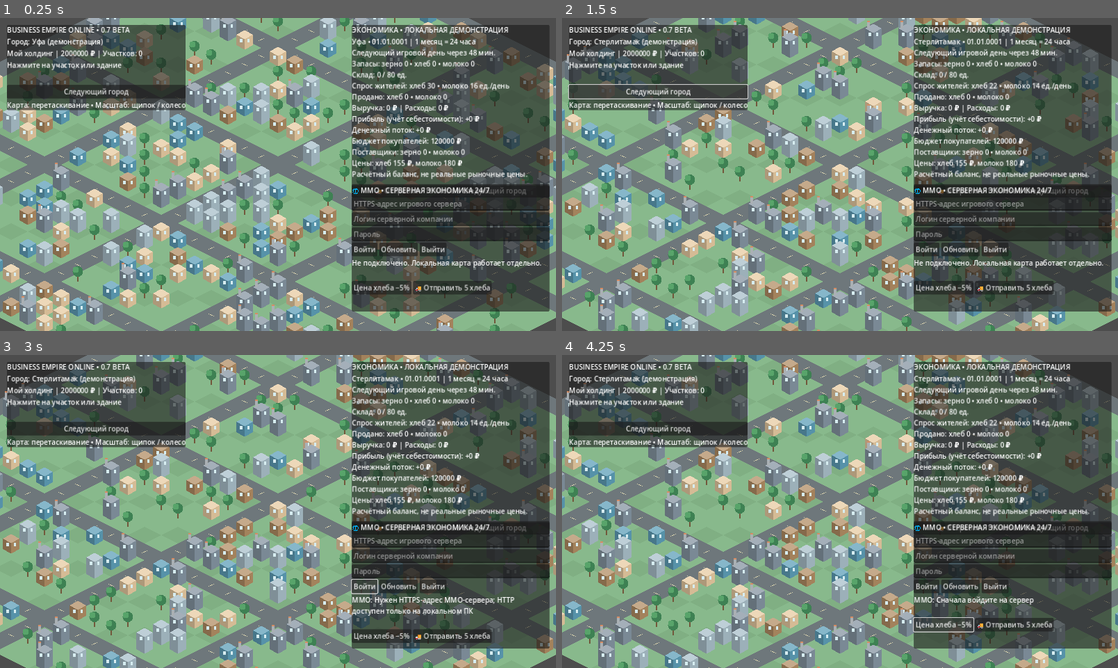
Above: before the commit, frames 1-4 (two rows, left to right).
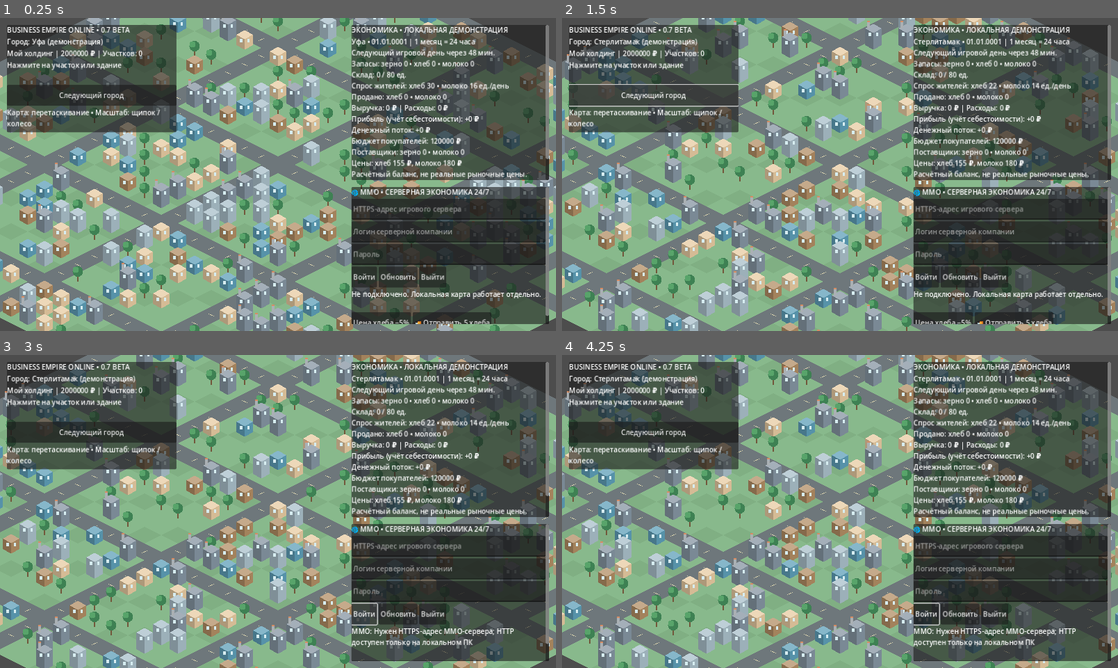
Above: after the commit, the same moments.

Repository: maillunex-lang/ufaeconom
Game: Godot game, scene res://scenes/main.tscn
The game is run twice, just before and just after one commit, with the same random seed, the same clock (stepped at 60 frames per second) and the same inputs.
Inputs (mouse positions are in pixels of both pictures, inside the frame that each line leads up to):
- Up to frame 1 (0.25 s): no input
- Up to frame 2 (1.5 s): click "Обновить" at 0.5 s; click "Следующий город" at 1.25 s
- Up to frame 3 (3 s): click "🚚 Отправить 10 хлеба в следую…" at 2 s; click "Войти" at 2.75 s
- Up to frame 4 (4.25 s): click (945, 636) at 3.5 s, where only the run before the commit has a clickable "Цена хлеба −5%"

The runs differ from the first frame. In frame 1, 15% of the frame differs, in the area x 1-99%, y 2-98%; in frame 2, 14%; in frame 3, 15%; in frame 4, 15%.

Commit message:
fix(android): landscape viewport, safe-area HUD and mobile UI roadmap

Diff:
--- a/project.godot
+++ b/project.godot
@@ -12,7 +12,8 @@
 window/size/viewport_width=1280
 window/size/viewport_height=720
 window/stretch/mode="canvas_items"
-window/handheld/orientation=1
+window/stretch/aspect="expand"
+window/handheld/orientation=4
 
 [rendering]
 renderer/rendering_method="gl_compatibility"
--- a/scripts/main.gd
+++ b/scripts/main.gd
@@ -1,5 +1,6 @@
 extends Node2D
 ## Offline calendar prototype: 24 real hours = 30 game days, catch-up on load.
+const SafeArea = preload("res://scripts/mobile_safe_area.gd")
 const CityGenerator = preload("res://scripts/city_generator.gd")
 const CompanyState = preload("res://scripts/company_state.gd")
 const Calendar = preload("res://scripts/game_calendar.gd")
@@ -72,20 +73,23 @@
 func _build_ui() -> void:
 	var layer := CanvasLayer.new()
 	add_child(layer)
-	var panel := PanelContainer.new()
-	panel.position = Vector2(16, 16)
-	panel.custom_minimum_size = Vector2(360, 170)
-	layer.add_child(panel)
-	var content := VBoxContainer.new()
-	panel.add_child(content)
+	var safe = SafeArea.new()
+	safe.name = "MobileSafeArea"
+	layer.add_child(safe)
+	var content: VBoxContainer = safe.add_panel("CompanyPanel", 390.0, 480.0, false)
+	safe.call_deferred("refresh")
 	var title := Label.new()
+	title.autowrap_mode = TextServer.AUTOWRAP_WORD_SMART
 	title.text = "BUSINESS EMPIRE ONLINE • 0.7 BETA"
 	content.add_child(title)
 	city_label = Label.new()
+	city_label.autowrap_mode = TextServer.AUTOWRAP_WORD_SMART
 	content.add_child(city_label)
 	money_label = Label.new()
+	money_label.autowrap_mode = TextServer.AUTOWRAP_WORD_SMART
 	content.add_child(money_label)
 	info = Label.new()
+	info.autowrap_mode = TextServer.AUTOWRAP_WORD_SMART
 	content.add_child(info)
 	message_label = Label.new()
 	message_label.autowrap_mode = TextServer.AUTOWRAP_WORD_SMART
@@ -93,18 +97,16 @@
 	actions = VBoxContainer.new()
 	content.add_child(actions)
 	var button := Button.new()
+	button.custom_minimum_size.y = 48.0
 	button.text = "Следующий город"
 	button.pressed.connect(func() -> void: _load_city(city_index + 1))
 	content.add_child(button)
 	var help := Label.new()
+	help.autowrap_mode = TextServer.AUTOWRAP_WORD_SMART
 	help.text = "Карта: перетаскивание • Масштаб: щипок / колесо"
 	content.add_child(help)
-	var market_panel := PanelContainer.new()
-	market_panel.position = Vector2(810, 16)
-	market_panel.custom_minimum_size = Vector2(455, 250)
-	layer.add_child(market_panel)
-	var market_content := VBoxContainer.new()
-	market_panel.add_child(market_content)
+	var market_content: VBoxContainer = safe.add_panel("EconomyPanel", 455.0, 420.0, true)
+	safe.call_deferred("refresh")
 	var market_title := Label.new()
 	market_title.text = "ЭКОНОМИКА • ЛОКАЛЬНАЯ ДЕМОНСТРАЦИЯ"
 	market_content.add_child(market_title)
@@ -112,6 +114,7 @@
 	economy_label.autowrap_mode = TextServer.AUTOWRAP_WORD_SMART
 	market_content.add_child(economy_label)
 	var ship_button := Button.new()
+	ship_button.custom_minimum_size.y = 48.0
 	ship_button.text = "🚚 Отправить 10 хлеба в следующий город"
 	ship_button.pressed.connect(_send_bread)
 	market_content.add_child(ship_button)
@@ -261,6 +264,7 @@
 
 func _add_action(title: String, callback: Callable) -> void:
 	var button := Button.new()
+	button.custom_minimum_size.y = 48.0
 	button.text = title
 	button.pressed.connect(callback)
 	actions.add_child(button)
--- a/scripts/mmo_panel.gd
+++ b/scripts/mmo_panel.gd
@@ -3,6 +3,7 @@
 
 ## The multiplayer economy is a separate server-owned balance.
 ## Do not present local CompanyState as synchronized MMO inventory.
+const SafeArea = preload("res://scripts/mobile_safe_area.gd")
 const Client = preload("res://scripts/mmo_client.gd")
 var client
 var status_label: Label
@@ -19,36 +20,42 @@
 	client.command_ready.connect(_on_command)
 	client.request_failed.connect(_on_error)
 	client.disconnected.connect(_on_logout)
-	var panel := PanelContainer.new()
-	panel.position = Vector2(810, 385)
-	panel.custom_minimum_size = Vector2(455, 290)
-	add_child(panel)
-	var content := VBoxContainer.new()
-	panel.add_child(content)
+	var safe = SafeArea.new()
+	safe.name = "MMOSafeArea"
+	add_child(safe)
+	var content: VBoxContainer = safe.add_panel("MMOPanel", 455.0, 600.0, true, true)
+	safe.call_deferred("refresh")
 	var heading := Label.new()
+	heading.autowrap_mode = TextServer.AUTOWRAP_WORD_SMART
 	heading.text = "🌐 MMO • СЕРВЕРНАЯ ЭКОНОМИКА 24/7"
 	content.add_child(heading)
 	server_input = LineEdit.new()
+	server_input.custom_minimum_size.y = 48.0
 	server_input.placeholder_text = "HTTPS-адрес игрового сервера"
 	content.add_child(server_input)
 	user_input = LineEdit.new()
+	user_input.custom_minimum_size.y = 48.0
 	user_input.placeholder_text = "Логин серверной компании"
 	content.add_child(user_input)
 	password_input = LineEdit.new()
+	password_input.custom_minimum_size.y = 48.0
 	password_input.placeholder_text = "Пароль"
 	password_input.secret = true
 	content.add_child(password_input)
 	var access := HBoxContainer.new()
 	content.add_child(access)
 	var enter := Button.new()
+	enter.custom_minimum_size.y = 48.0
 	enter.text = "Войти"
 	enter.pressed.connect(_login)
 	access.add_child(enter)
 	var refresh := Button.new()
+	refresh.custom_minimum_size.y = 48.0
 	refresh.text = "Обновить"
 	refresh.pressed.connect(func() -> void: client.fetch_snapshot())
 	access.add_child(refresh)
 	var leave := Button.new()
+	leave.custom_minimum_size.y = 48.0
 	leave.text = "Выйти"
 	leave.pressed.connect(func() -> void: client.disconnect_client())
 	access.add_child(leave)
@@ -62,10 +69,12 @@
 	var actions := HBoxContainer.new()
 	content.add_child(actions)
 	var price := Button.new()
+	price.custom_minimum_size.y = 48.0
 	price.text = "Цена хлеба −5%"
 	price.pressed.connect(_reduce_price)
 	actions.add_child(price)
 	var cargo := Button.new()
+	cargo.custom_minimum_size.y = 48.0
 	cargo.text = "🚚 Отправить 5 хлеба"
 	cargo.pressed.connect(_send_cargo)
 	actions.add_child(cargo)
--- /dev/null
+++ b/scripts/mobile_safe_area.gd
@@ -0,0 +1,70 @@
+extends Control
+## UI-only safe area. The world/camera still fills the entire viewport.
+## DisplayServer reports physical screen pixels; Controls use stretched canvas units.
+var test_safe_rect := Rect2()
+var _poll_elapsed := 0.0
+var _panels: Array[Dictionary] = []
+
+func _ready() -> void:
+	mouse_filter = Control.MOUSE_FILTER_IGNORE
+	get_viewport().size_changed.connect(refresh)
+	refresh()
+
+func _process(delta: float) -> void:
+	_poll_elapsed += delta
+	if _poll_elapsed >= 0.25:
+		_poll_elapsed = 0.0
+		refresh() # Rotation may change the notch side without changing window size.
+
+static func map_safe_rect(view: Rect2, safe_screen: Rect2, window_position: Vector2, viewport_to_window: Transform2D) -> Rect2:
+	if safe_screen.size.x <= 0.0 or safe_screen.size.y <= 0.0:
+		return view
+	var inverse := viewport_to_window.affine_inverse()
+	var local_safe := Rect2(safe_screen.position - window_position, safe_screen.size)
+	var mapped: Rect2 = inverse * local_safe
+	var clipped := view.intersection(mapped)
+	return clipped if clipped.has_area() else view
+
+func refresh() -> void:
+	var view := get_viewport_rect()
+	var usable := view
+	if test_safe_rect.has_area():
+		usable = view.intersection(test_safe_rect)
+	elif OS.has_feature("android") or OS.has_feature("ios"):
+		usable = map_safe_rect(view, Rect2(DisplayServer.get_display_safe_area()),
+			Vector2(DisplayServer.window_get_position()), get_viewport().get_screen_transform())
+	# Round inward: controls must never cross back into a physical cutout.
+	var start := usable.position.ceil() + Vector2(16, 16)
+	var finish := usable.end.floor() - Vector2(16, 16)
+	position = start
+	size = (finish - start).max(Vector2.ZERO)
+	for item in _panels:
+		var panel: Control = item["panel"]
+		var right: bool = item["right"]
+		var lower: bool = item["lower"]
+		var height_limit: float = item["height"]
+		var width := minf(float(item["width"]), size.x * 0.46)
+		var top := size.y * 0.53 + 8.0 if lower else 0.0
+		var available := size.y - top if lower else size.y * 0.53 - 8.0
+		if not right:
+			available = size.y
+		panel.position = Vector2(size.x - width if right else 0.0, top)
+		var content: Control = item["content"]
+		var needed := maxf(96.0, content.get_combined_minimum_size().y + 8.0)
+		panel.size = Vector2(width, minf(needed, minf(height_limit, maxf(0.0, available))))
+
+func add_panel(panel_name: String, panel_width: float, max_height: float, right: bool, lower: bool = false) -> VBoxContainer:
+	var panel := PanelContainer.new()
+	panel.name = panel_name
+	add_child(panel)
+	var scroll := ScrollContainer.new()
+	scroll.horizontal_scroll_mode = ScrollContainer.SCROLL_MODE_DISABLED
+	scroll.vertical_scroll_mode = ScrollContainer.SCROLL_MODE_AUTO
+	scroll.follow_focus = true
+	panel.add_child(scroll)
+	var content := VBoxContainer.new()
+	content.size_flags_horizontal = Control.SIZE_EXPAND_FILL
+	scroll.add_child(content)
+	_panels.append({"panel": panel, "width": panel_width, "height": max_height, "right": right, "lower": lower, "content": content})
+	refresh()
+	return content
--- /dev/null
+++ b/tests/mobile_layout.gd
@@ -0,0 +1,62 @@
+extends SceneTree
+const SafeArea = preload("res://scripts/mobile_safe_area.gd")
+var failures := 0
+
+func check(ok: bool, detail: String) -> void:
+	if not ok:
+		failures += 1
+		push_error(detail)
+
+func _initialize() -> void:
+	check(ProjectSettings.get_setting("display/window/handheld/orientation") == 4, "Android must use sensor landscape")
+	check(ProjectSettings.get_setting("display/window/stretch/aspect") == "expand", "Viewport must expand without letterboxing")
+	# Non-unit scaling and nonzero window origin: physical pixels cannot be used as UI offsets.
+	var mapped: Rect2 = SafeArea.map_safe_rect(Rect2(0, 0, 1600, 720),
+		Rect2(196, 50, 3104, 1400), Vector2(100, 50), Transform2D(Vector2(2, 0), Vector2(0, 2), Vector2.ZERO))
+	check(mapped.is_equal_approx(Rect2(48, 0, 1552, 700)), "Safe rectangle mapping/scale is wrong")
+	check(SafeArea.map_safe_rect(Rect2(0, 0, 1280, 720), Rect2(), Vector2.ZERO, Transform2D.IDENTITY) == Rect2(0, 0, 1280, 720), "Empty platform safe area must fall back")
+	call_deferred("_run_layouts")
+
+func _run_layouts() -> void:
+	var game = load("res://scenes/main.tscn").instantiate()
+	game.company.save_path = "user://mobile_layout_test.json"
+	game.company.legacy_save_path = "user://mobile_layout_missing_legacy.json"
+	game.company.reset()
+	root.add_child(game)
+	await process_frame
+	var safe = game.find_child("MobileSafeArea", true, false)
+	var mmo_safe = game.find_child("MMOSafeArea", true, false)
+	check(safe != null and mmo_safe != null, "All UI layers must use safe areas")
+	for physical in [Vector2i(1280, 720), Vector2i(2160, 1080), Vector2i(2340, 1080), Vector2i(2400, 1080), Vector2i(1440, 1080)]:
+		root.size = physical
+		await process_frame
+		await process_frame
+		var logical: Vector2 = root.get_visible_rect().size
+		for notch_right in [false, true]:
+			var notch := 48.0
+			var usable := Rect2(notch if not notch_right else 0.0, 0.0, logical.x - notch, logical.y - 24.0)
+			for area in [safe, mmo_safe]:
+				area.test_safe_rect = usable
+				area.refresh()
+			await process_frame
+			await process_frame
+			for area in [safe, mmo_safe]:
+				for child in area.get_children():
+					if child is PanelContainer:
+						var rect: Rect2 = child.get_global_rect()
+						check(usable.encloses(rect), "Panel outside safe area %s %s %s" % [physical, child.name, rect])
+			var economy: Control = safe.get_node("EconomyPanel")
+			var online: Control = mmo_safe.get_node("MMOPanel")
+			check(not economy.get_global_rect().intersects(online.get_global_rect()), "Economy/MMO panels overlap")
+		print("MOBILE_LAYOUT_OK physical=", physical, " logical=", logical, " notch=left/right")
+	# Long localized content must remain in a vertically scrollable panel.
+	game.economy_label.text = "Очень длинное описание финансов и состояния предприятия. ".repeat(120)
+	await process_frame
+	await process_frame
+	var scroll: ScrollContainer = safe.get_node("EconomyPanel").get_child(0)
+	check(scroll.get_v_scroll_bar().max_value > scroll.size.y, "Long Russian text must be scrollable")
+	game.queue_free()
+	await process_frame
+	if failures == 0:
+		print("MOBILE_LAYOUT_TESTS_PASSED")
+	quit(1 if failures > 0 else 0)
Not shown, changed: export_presets.cfg
Not shown, added: docs/MOBILE_DISPLAY.md
Not shown, changed: docs/ROADMAP_05_06_MMO.md
